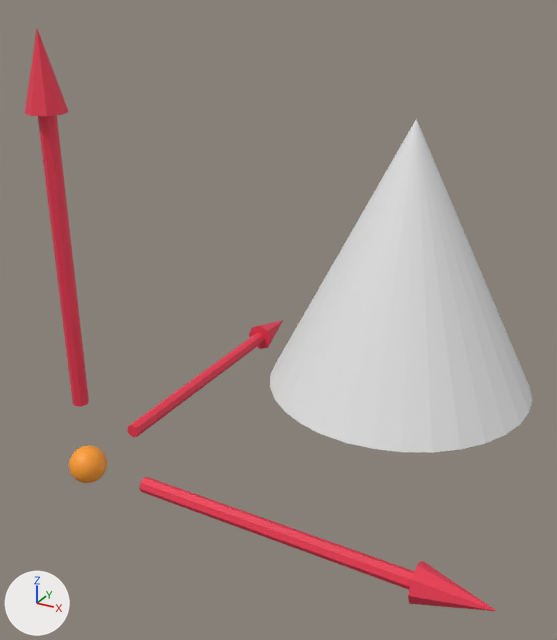
Two versions of the COLLADA model Engine/data/models/TransformGizmo.dae, one commit apart.
One viewpoint serves both versions: a 50 mm lens placed at (1.269, -1.263, 1.169), pointed at (0.376, 0.36, 0.357). The axes (+X, +Y, +Z) are drawn at lower left. The lights are the same throughout. Where no turn or scale is listed for an object, it has been applied to the vertices.

Before the edit, the objects in view are built like this:
```python
me_translationarrow = bpy.data.meshes.new('translationArrow')
me_translationarrow.from_pydata(...)  # 26 vertices, 48 faces; spans x -0.68..0.68, y -0.68..0.68, z -1.88..-0.32
me_translationarrow.materials.append(mat_x)  # red #ee3852
me_translationarrow_001 = bpy.data.meshes.new('translationArrow.001')
me_translationarrow_001.from_pydata(...)  # 26 vertices, 48 faces; spans x -0.68..0.68, y -0.68..0.68, z -1.88..-0.32
me_translationarrow_001.materials.append(mat_x)  # red #ee3852
me_translationarrow_002 = bpy.data.meshes.new('translationArrow.002')
me_translationarrow_002.from_pydata(...)  # 26 vertices, 48 faces; spans x -0.68..0.68, y -0.68..0.68, z -1.88..-0.32
me_translationarrow_002.materials.append(mat_x)  # red #ee3852
ob_x = bpy.data.objects.new('x', me_translationarrow_002)
ob_x.parent = ob_pivot
ob_x.location = (0.0, 0.0, 0.0)
ob_x.rotation_euler = (0.0, -1.571, 0.0)  # degrees (0, -90, 0)
ob_x.scale = (-1.4, 1.4, 11.7)
ob_y = bpy.data.objects.new('y', me_translationarrow_001)
ob_y.parent = ob_pivot
ob_y.location = (0.0, 0.0, 0.0)
ob_y.rotation_euler = (1.571, 0.0, 0.0)  # degrees (90, 0, 0)
ob_y.scale = (1.4, -1.4, 11.7)
ob_z = bpy.data.objects.new('z', me_translationarrow)
ob_z.parent = ob_pivot
ob_z.location = (0.0, 0.0, 0.0)
ob_z.scale = (1.4, 1.4, -11.7)
# also in view: 'Cone' at (0.722, 0.334, 0.59); 'pivot' at (0.0, 0.0, 0.0)
```
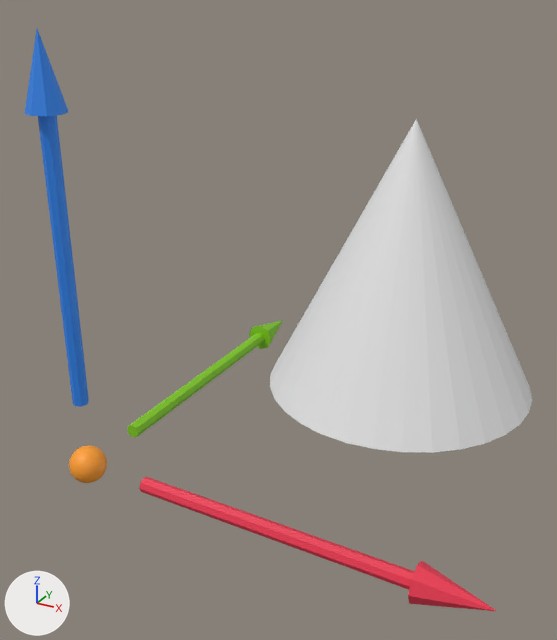
Patch to the scene script:
```diff
--- a/Engine/data/models/TransformGizmo.dae.py
+++ b/Engine/data/models/TransformGizmo.dae.py
@@ mat_y @@
+mat_y = principled_material('y')
+mat_y.base_color = (0.223, 0.607, 0.00973)  # green #82cc19
@@ mat_z @@
+mat_z = principled_material('z')
+mat_z.base_color = (0.0284, 0.238, 0.847)  # blue #2f86ed
@@ me_translationarrow @@
 me_translationarrow.from_pydata(...)  # 26 vertices, 48 faces; spans x -0.68..0.68, y -0.68..0.68, z -1.88..-0.32
-me_translationarrow.materials.append(mat_x)  # red #ee3852
+me_translationarrow.materials.append(mat_z)  # blue #2f86ed
@@ me_translationarrow_001 @@
 me_translationarrow_001.from_pydata(...)  # 26 vertices, 48 faces; spans x -0.68..0.68, y -0.68..0.68, z -1.88..-0.32
-me_translationarrow_001.materials.append(mat_x)  # red #ee3852
+me_translationarrow_001.materials.append(mat_y)  # green #82cc19
```

Changed parts and their boxes [x1, y1, x2, y2] in the pictures (557 x 640 px):
'z', recoloured (red to blue): [25, 29, 89, 407] in both
'y', recoloured (red to green): [127, 320, 283, 437] in both
